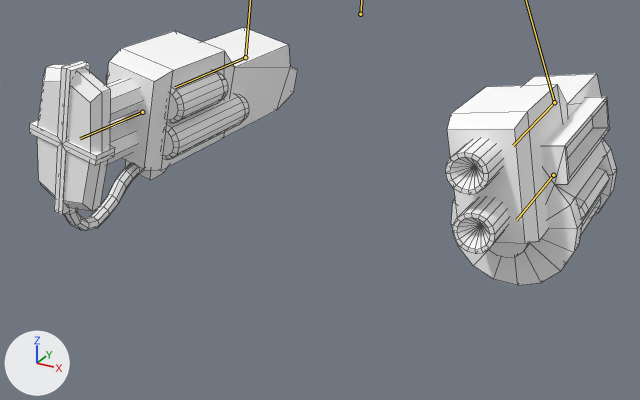
Before and after pictures for a commit that changed the Blender file Stora Spel/Stora Spel/Assets/Mech/FPB_body.blend.
Before and after are seen from a 50 mm lens placed at (2.95, -5.96, 5.41), pointed at (-0.02, -0.55, 2.7). Every picture has the same lights, and +X, +Y and +Z are marked at lower left. The bones that bend it are drawn over the model as lines. Mesh edges are drawn as thin lines.
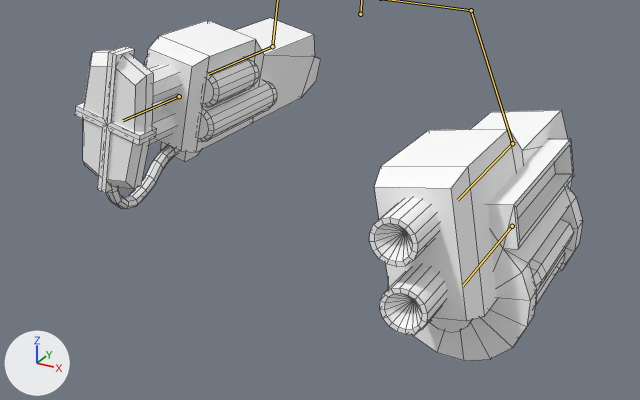
The newer file adds an action. The first version stands in its rest pose; the second is drawn at frame 4 of the action 'Shoot'.

Boxes [x1, y1, x2, y2] around the edits, measured in the pictures (640 x 400 px):
'Mesh', posed (14% narrower, 33% taller)
    before: [29, 27, 617, 285]
    after: [75, 18, 583, 361]

The change in detail:
Bone 'Shoulder L' (bone_shoulder_l) moves from (-0.001, 0.0, 0.0) to (1.033, 0.0, 0.0).
Bone 'Shoulder R' (bone_shoulder_r) moves from (0.0, 0.0, 0.0) to (0.462, 0.0, 0.0).
